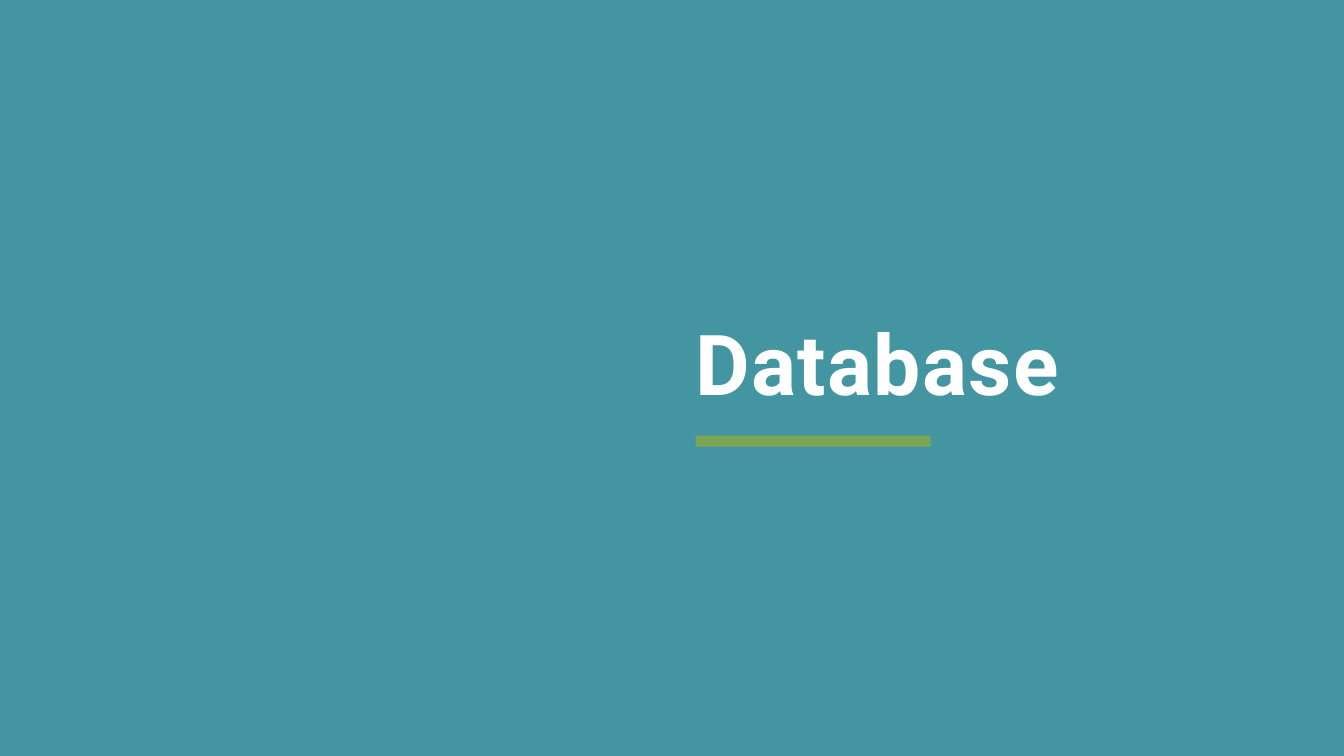
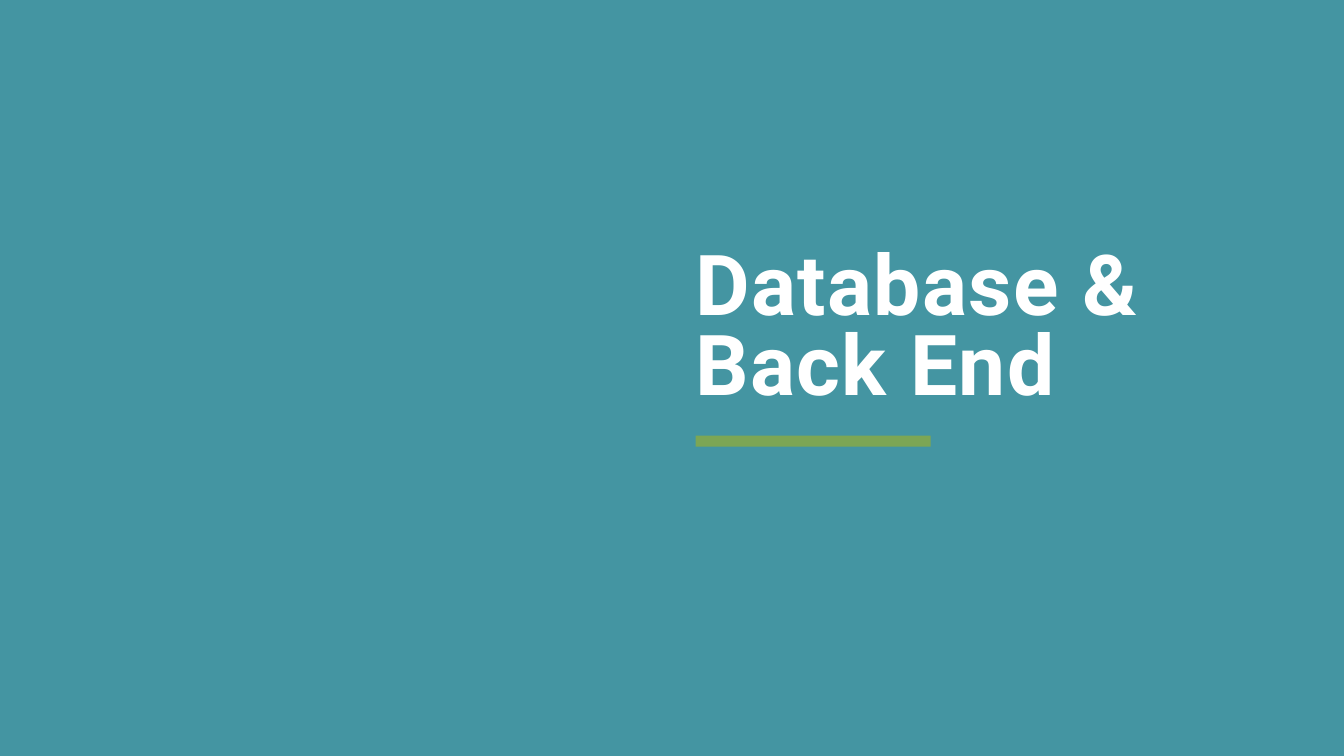
Before and after one commit to Fliperdudole/Healthcare-Database-System, a slide deck: slide 19 of Presentation/HealthcareDatabaseManagementSystemPresentation.pptx (slide 8 before the commit). Drawn at 1344x756 pixels with LibreOffice and Linux fonts; fonts in the diff are those of the drawing. Boxes give left, top, right and bottom in pixels: in the first picture for what was removed or moved away, otherwise in the second. Text is boxed around its words. In the diff, an @@ line names an element or a change of style, - is before the commit and + after.

```diff
--- a/Presentation/HealthcareDatabaseManagementSystemPresentation.pptx
+++ b/Presentation/HealthcareDatabaseManagementSystemPresentation.pptx
@@ title at <box>696,252,1059,396</box>: text changed @@
-Database
+Database &
+Back End
```
Also in this commit, not shown: 4 other slides changed, 4 slides added, 1 other file.
